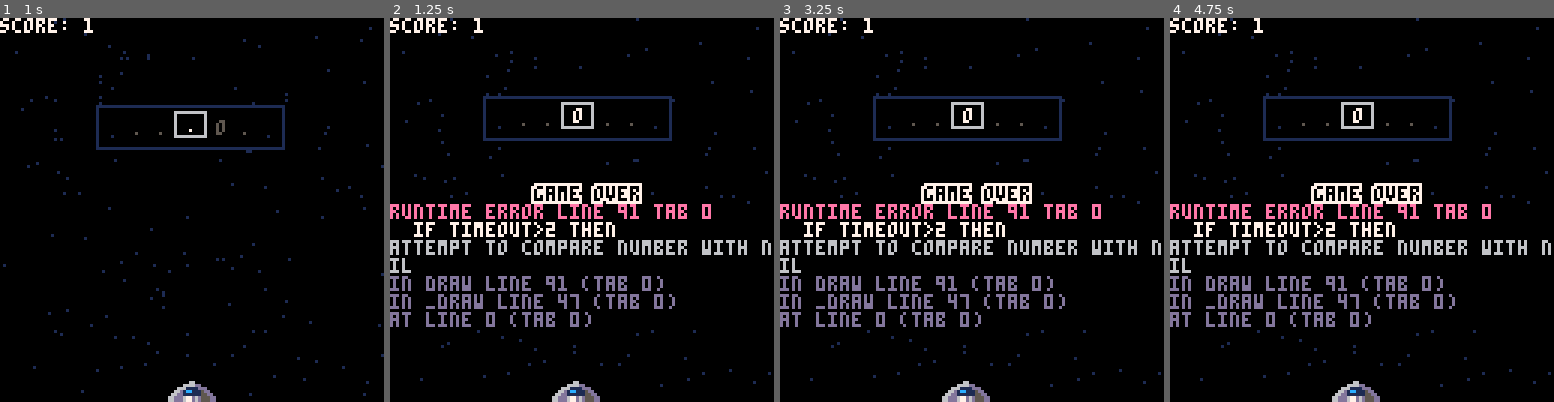
Above: before the commit, frames 1-4 (left to right).
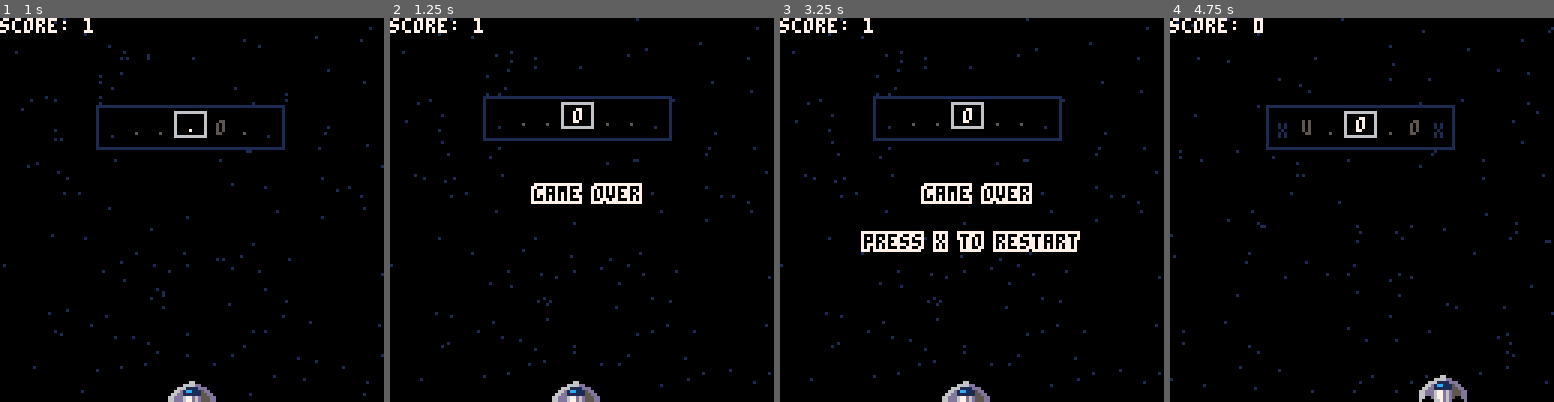
Above: after the commit, the same moments.

Repository: ryanford/EDM-Blastoff
Game: PICO-8 cartridge rhythm-game.p8
The game is run twice, just before and just after one commit, with the same random seed, the same clock (stepped at 60 frames per second) and the same inputs.
Inputs:
- Up to frame 1 (1 s): tap X (X key) at 0.33 s; tap O (Z key) at 0.7 s
- Up to frame 2 (1.25 s): tap X (X key) at 1.07 s
- Up to frame 3 (3.25 s): hold Right 1.6-2.1 s; tap O (Z key) every 0.4 s from 1.7 to 2.9 s; tap X (X key) at 1.85, 2.97 s; hold Up 2.15-2.42 s; hold Right 2.47-3.03 s; hold Left from 3.08 s (still down)
- Up to frame 4 (4.75 s): tap O (Z key) every 0.4 s from 3.3 to 4.5 s; release Left at 3.58 s; hold Right 4.02-4.68 s; tap X (X key) at 4.08 s; hold Up from 4.73 s (still down)

Frame 1 is identical in both runs. In frame 2, 6.9% of the frame differs, in the area x 0-100%, y 48-81%; in frame 3, 8.2%; in frame 4, 12%, in the area x 0-100%, y 0-100%.
Error before the commit: runtime error line 91 tab 0; if timeout>2 then; attempt to compare number with nil

Commit message:
Add timeout

Diff:
--- a/rhythm-game.p8
+++ b/rhythm-game.p8
@@ -18,6 +18,7 @@
   -- these defaults below will get removed when menu is made
   state.update=active_update
   state.draw=active_draw
+  timeout=0
   lanes={32,64,96}
   obstacles={}
   smoke={}
